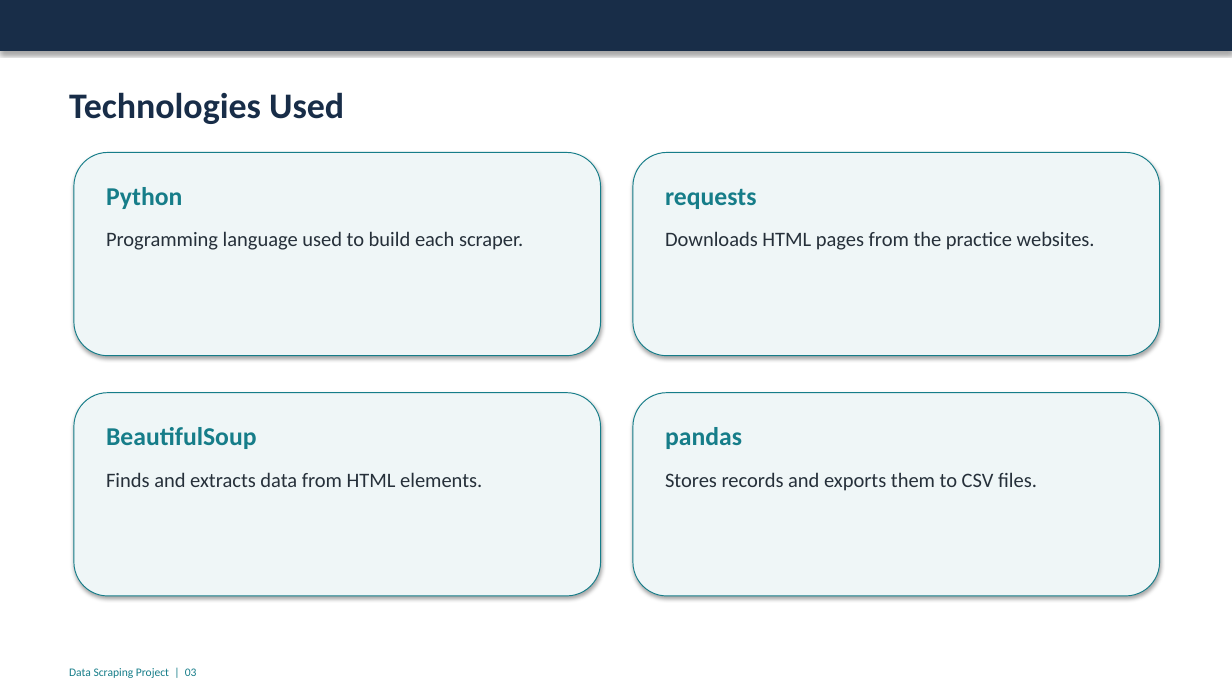
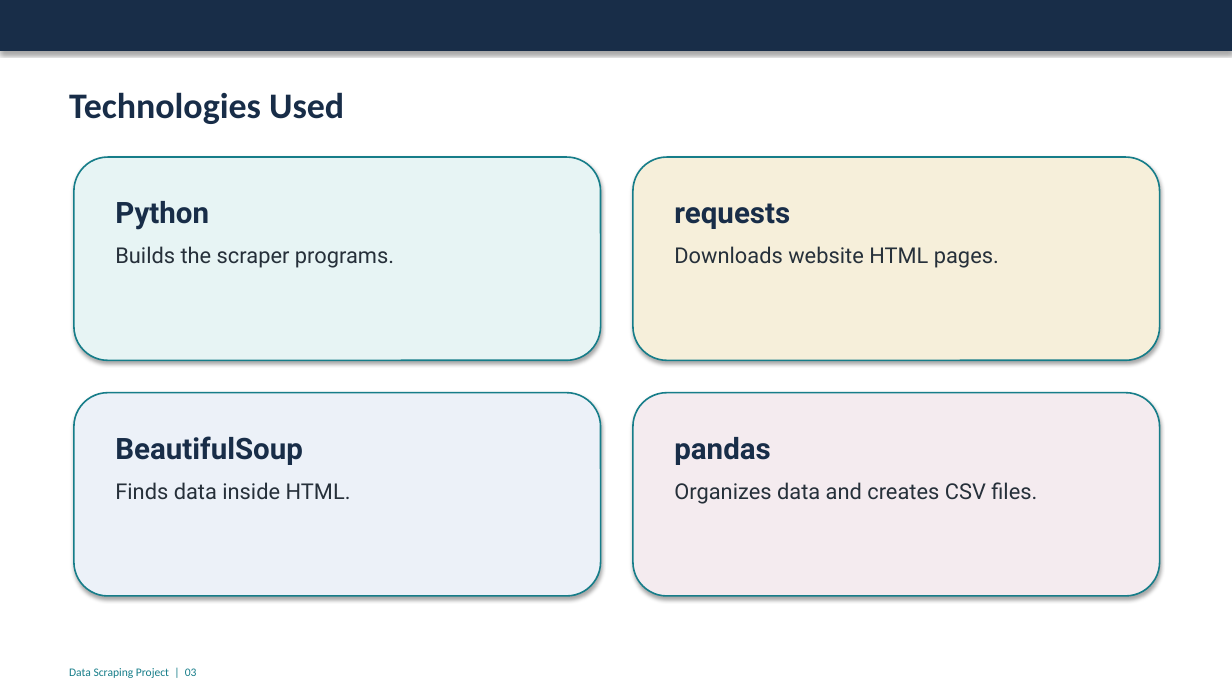
Before and after one commit to V0106/Data-Scraping-project, a slide deck: slide 3 of Data_Scraping_Project.pptx. Drawn at 1232x693 pixels with LibreOffice and Linux fonts; fonts in the diff are those of the drawing. Boxes give left, top, right and bottom in pixels: in the first picture for what was removed or moved away, otherwise in the second. Text is boxed around its words. In the diff, an @@ line names an element or a change of style, - is before the commit and + after.

Commit message:
Polish technology slide layout

```diff
--- a/Data_Scraping_Project.pptx
+++ b/Data_Scraping_Project.pptx
@@ rounded rectangle: place and size @@
-rounded rectangle at [74,152,601,356]
+rounded rectangle at [74,157,601,360]
@@ rounded rectangle at [74,157,601,360]: fill #EFF6F7 to #E7F4F4; outline #167D89 0.75 pt to #167D89 1.25 pt @@
@@ rounded rectangle: place and size @@
-rounded rectangle at [633,152,1160,356]
+rounded rectangle at [633,157,1160,360]
@@ rounded rectangle at [633,157,1160,360]: fill #EFF6F7 to #F6EFDA; outline #167D89 0.75 pt to #167D89 1.25 pt @@
@@ text "Python": place and size @@
-text "Python" at [106,187,523,250]
+text "Python" at [115,201,394,268]
@@ text at [115,201,209,230]: size 20 to 23 pt, font Calibri to Roboto, text colour #167D89 to #182D48 in "Python" @@
@@ text "requests": place and size @@
-text "requests" at [665,188,1095,250]
+text "requests" at [674,203,999,268]
@@ text at [674,203,790,229]: size 20 to 23 pt, font Calibri to Roboto, text colour #167D89 to #182D48 in "requests" @@
@@ text at [115,246,394,268]: text changed; size 16 to 17 pt; font Calibri to Roboto @@
-Programming language used to build each scraper.
+Builds the scraper programs.
@@ text at [674,246,999,268]: text changed; size 16 to 17 pt; font Calibri to Roboto @@
-Downloads HTML pages from the practice websites.
+Downloads website HTML pages.
@@ rounded rectangle at [74,393,601,596]: fill #EFF6F7 to #ECF1F8; outline #167D89 0.75 pt to #167D89 1.25 pt @@
@@ rounded rectangle at [633,393,1160,596]: fill #EFF6F7 to #F4EBEF; outline #167D89 0.75 pt to #167D89 1.25 pt @@
@@ text "BeautifulSoup": place and size @@
-text "BeautifulSoup" at [106,427,482,487]
+text "BeautifulSoup" at [115,436,351,499]
@@ text at [115,436,303,465]: size 20 to 23 pt, font Calibri to Roboto, text colour #167D89 to #182D48 in "BeautifulSoup" @@
@@ text "pandas": place and size @@
-text "pandas" at [665,427,1037,491]
+text "pandas" at [674,437,1037,504]
@@ text at [674,437,771,465]: size 20 to 23 pt, font Calibri to Roboto, text colour #167D89 to #182D48 in "pandas" @@
@@ text at [115,482,351,499]: text changed; size 16 to 17 pt; font Calibri to Roboto @@
-Finds and extracts data from HTML elements.
+Finds data inside HTML.
@@ text at [674,482,1037,504]: text changed; size 16 to 17 pt; font Calibri to Roboto @@
-Stores records and exports them to CSV files.
+Organizes data and creates CSV files.
```
